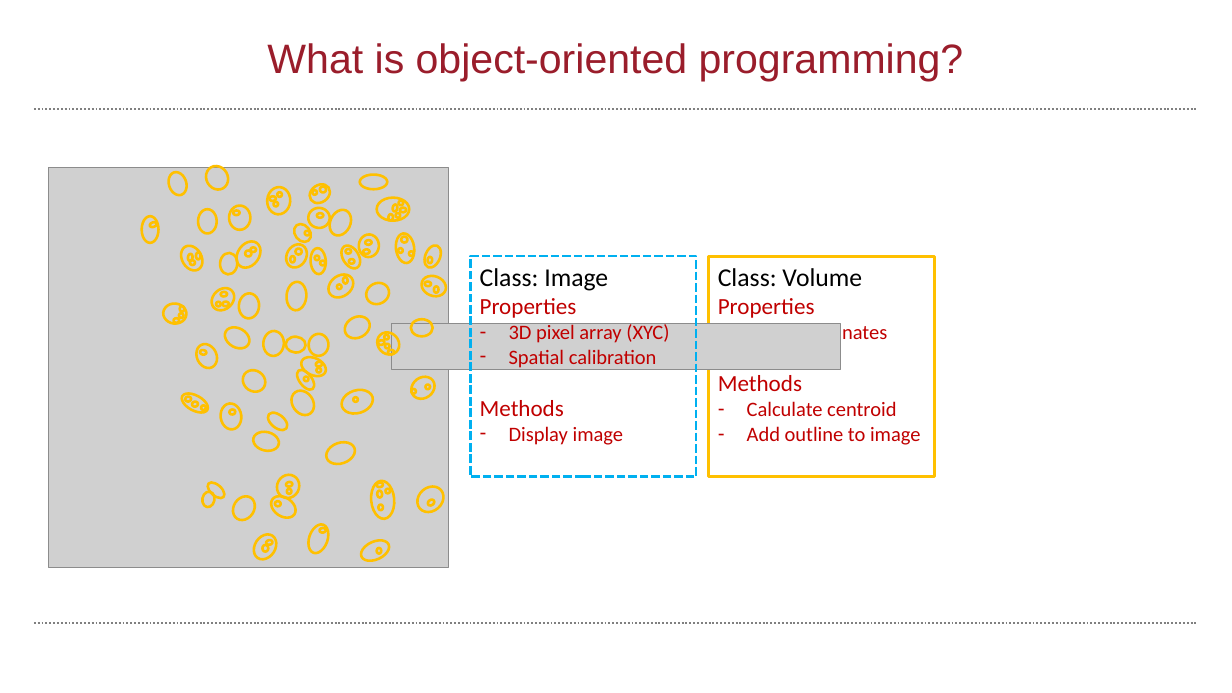
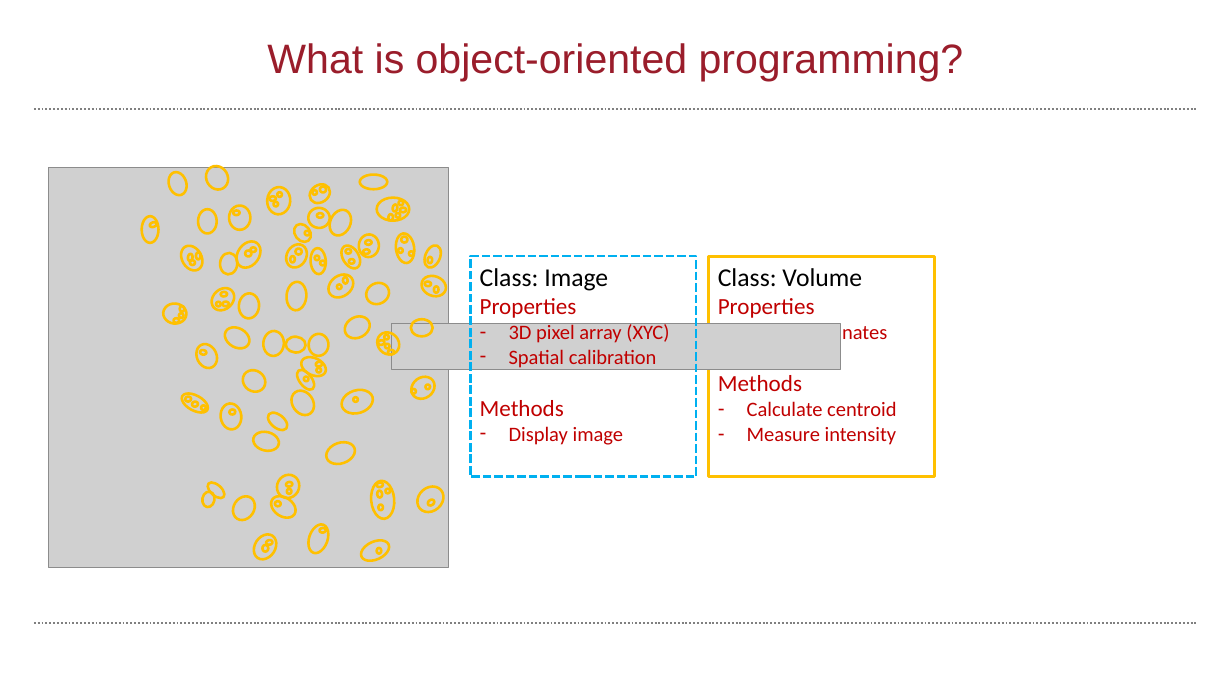
Before and after one commit to wbif-bristol/MATLAB-course, a slide deck: slide 47 of Session 3 - Advanced data structures/MATLAB Session 3.pptx (slide 49 before the commit). Drawn at 1232x693 pixels with LibreOffice and Linux fonts; fonts in the diff are those of the drawing; grey boxes stand for pictures; background and template pictures are left out. Boxes give left, top, right and bottom in pixels: in the first picture for what was removed or moved away, otherwise in the second. Text is boxed around its words. In the diff, an @@ line names an element or a change of style, - is before the commit and + after.

```diff
--- a/Session 3 - Advanced data structures/MATLAB Session 3.pptx
+++ b/Session 3 - Advanced data structures/MATLAB Session 3.pptx
@@ text in rectangle at (x1=747, y1=427, x2=897, y2=445): text changed @@
-– Add outline to image
+– Measure intensity
```
Also in this commit, not shown: 9 other slides changed, 12 slides added, 4 slides removed, 1 other file.
